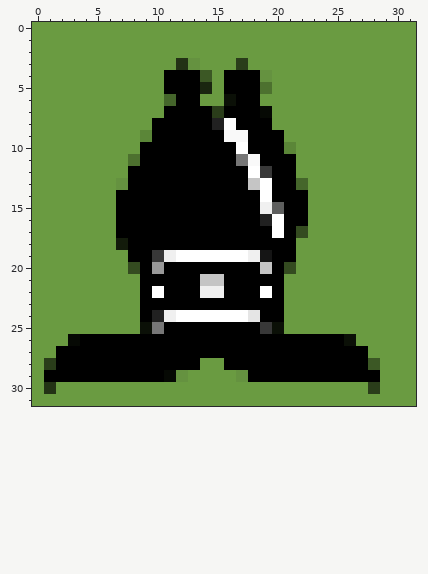
One commit to this pixel-art sprite: docs/assets/snap/03-original.png. The picture above was drawn from the file before the commit.
The file is 32x32 pixels. Colours within 5 levels of each other are drawn and written as one.
Now the later version:
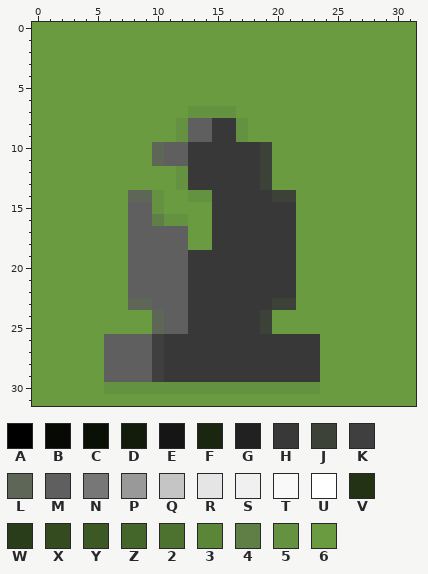
Palette (. is transparent): A #000000  B #060904  C #0b1007  D #131b0b  E #151515  F #1a2610  G #212121  H #383838  J #3c4237  K #3f3f3f  L #5d6657  M #5e5f5e  N #777777  P #999999  Q #c5c5c5  R #e5e5e5  S #f0f0f0  T #f9f9f9  U #ffffff  V #233215  W #2a3d1a  X #344b20  Y #3c5825  Z #45662b  2 #4d712f  3 #5b8638  4 #607f47  5 #659240  6 #6a9b41
The edit:
@@ x 0..31 @@
  2 66666666666666666666666666666666
- 3 666666666666V5666W66666666666666
- 4 66666666666AAAY6AAA5666666666666
- 5 66666666666AAAF6AAA2666666666666
- 6 66666666666ZAA66CAA6666666666666
- 7 66666666666AAAAWAAAB666666666666
- 8 6666666666AAAAAGUAAA666666666666
- 9 6666666663AAAAAATTAAA66666666666
-10 666666666AAAAAAAAUAAA36666666666
-11 666666662AAAAAAAANTAAA6666666666
-12 66666666AAAAAAAAAAUHAA6666666666
-13 66666665AAAAAAAAAAQUAAZ666666666
-14 6666666AAAAAAAAAAAAUAAA666666666
-15 6666666AAAAAAAAAAAASMAA666666666
-16 6666666AAAAAAAAAAAAGUAA666666666
-17 6666666AAAAAAAAAAAAAUAX666666666
-18 6666666DAAAAAAAAAAAAAA6666666666
-19 66666666AAHSUUUUUUSEAA6666666666
-20 66666666XAPAAAAAAAAQAX6666666666
-21 666666666AAAAAQQAAAAA66666666666
-22 666666666AUAAASSAAAUA66666666666
-23 666666666AAAAAAAAAAAA66666666666
-24 666666666AGSUUUUUURAA66666666666
-25 666666666CNAAAAAAAAHC66666666666
-26 666BAAAAAAAAAAAAAAAAAAAAAAC66666
-27 66AAAAAAAAAAAAAAAAAAAAAAAAAA6666
-28 6WAAAAAAAAAAAA66AAAAAAAAAAAAY666
-29 6AAAAAAAAAAB566665AAAAAAAAAAA666
-30 6V66666666666666666666666666W666
+ 3 66666666666666666666666666666666
+ 4 66666666666666666666666666666666
+ 5 66666666666666666666666666666666
+ 6 66666666666666666666666666666666
+ 7 66666666666665555666666666666666
+ 8 6666666666665MMHH566666666666666
+ 9 6666666666665MMHH566666666666666
+10 6666666666LMMHHHHHHJ666666666666
+11 6666666666LMMHHHHHHJ666666666666
+12 6666666666665HHHHHHJ666666666666
+13 6666666666665HHHHHHJ666666666666
+14 66666666LL56655HHHHHJJ6666666666
+15 66666666MM56666HHHHHHH6666666666
+16 66666666MM45566HHHHHHH6666666666
+17 66666666MMMMM66HHHHHHH6666666666
+18 66666666MMMMM66HHHHHHH6666666666
+19 66666666MMMMMHHHHHHHHH6666666666
+20 66666666MMMMMHHHHHHHHH6666666666
+21 66666666MMMMMHHHHHHHHH6666666666
+22 66666666MMMMMHHHHHHHHH6666666666
+23 66666666LLMMMHHHHHHHJJ6666666666
+24 6666666666LMMHHHHHHJ666666666666
+25 6666666666LMMHHHHHHJ666666666666
+26 666666MMMMKHHHHHHHHHHHHH66666666
+27 666666MMMMKHHHHHHHHHHHHH66666666
+28 666666MMMMKHHHHHHHHHHHHH66666666
+29 666666MMMMKHHHHHHHHHHHHH66666666
+30 66666655555555555555555566666666
 31 66666666666666666666666666666666
Boxes around the changes in both pictures, in picture pixels (x1, y1, x2, y2):
changed: (44, 58, 380, 394)
